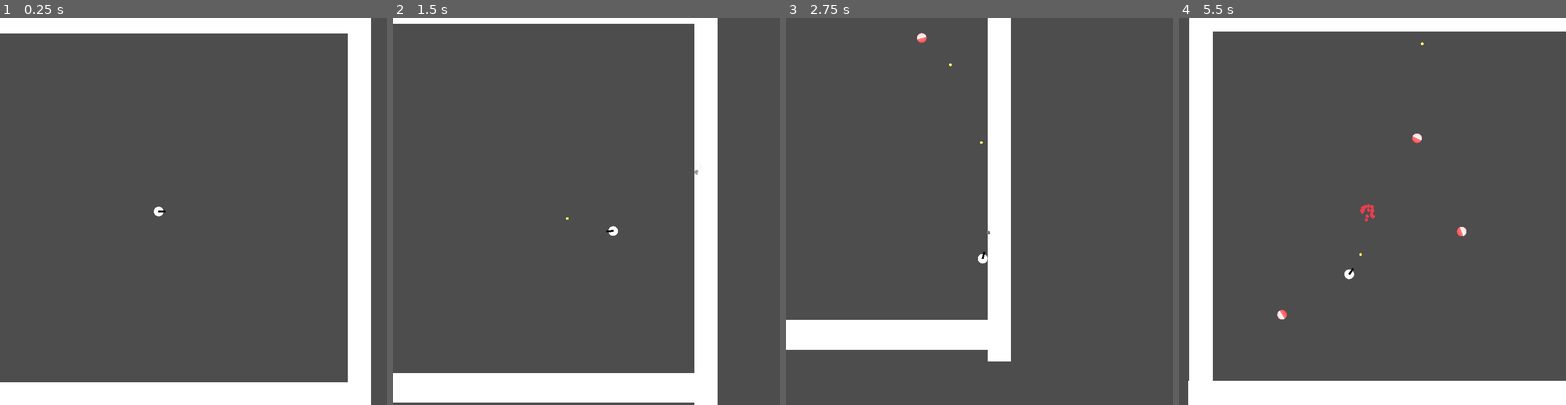
Above: before the commit, frames 1-4 (left to right).
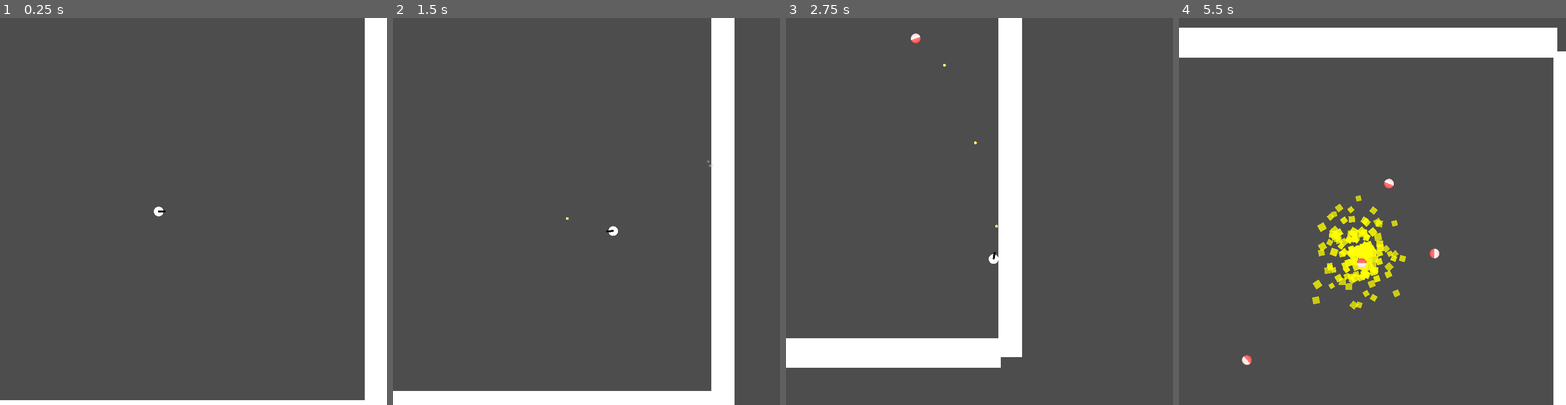
Above: after the commit, the same moments.

Repository: Crowded-Games/2D-Shoot-Em-Up
Game: Godot game, scene res://Scene/main_scene.tscn
Same seed, same stepped clock (60 frames per second), same inputs: the game is played once before the commit and once after it.
Inputs (mouse positions are in pixels of both pictures, inside the frame that each line leads up to):
- Up to frame 1 (0.25 s): no input
- Up to frame 2 (1.5 s): move the mouse to (671, 192) at 0.52 s; press the mouse at (671, 192) at 0.53 s; hold Right (Right) 0.53-1.28 s; move the mouse to (509, 230) at 1.27 s; release the mouse at (509, 230) at 1.28 s; hold S (Down) from 1.28 s (still down); click (509, 230) at 1.35 s
- Up to frame 3 (2.75 s): move the mouse to (1018, 126) at 2.02 s; release S (Down) at 2.03 s; press the mouse at (1018, 126) at 2.03 s; hold Right (Right) from 2.03 s (still down)
- Up to frame 4 (5.5 s): move the mouse to (1353, 288) at 2.77 s; release Right (Right) at 2.78 s; release the mouse at (1353, 288) at 2.78 s; hold Up (Up) 2.78-3.53 s; click (1353, 288) at 2.85 s; move the mouse to (1488, 269) at 3.52 s; press the mouse at (1488, 269) at 3.53 s; hold A (Left) 3.53-5.03 s; move the mouse to (1256, 153) at 4.27 s; release the mouse at (1256, 153) at 4.28 s; click (1256, 153) at 4.35 s; move the mouse to (1391, 211) at 5.02 s; press the mouse at (1391, 211) at 5.03 s; hold S (Down) from 5.03 s (still down)

The runs differ from the first frame. In frame 1, 16% of the frame differs, in the area x 0-100%, y 0-100%; in frame 2, 14%; in frame 3, 9.9%; in frame 4, 25%.

Commit message:
Sound, player dying, and bug fix.
Now I need to figure out how to use signals because I believe this would make working with this project easier.

Diff:
--- a/Project/Code/Bullet.gd
+++ b/Project/Code/Bullet.gd
@@ -3,25 +3,20 @@
 const SPEED = 800.0
 var area_direction = Vector2(0, 0)
 
-var alive_timer = 5.0
-var timer = 0
-
 # Called every frame. 'delta' is the elapsed time since the previous frame.
 func _process(delta):
-	timer += delta
 	self.translate(area_direction * SPEED * delta)
-	# kill itself in case something happens so there is no useless processing of something that isn't there
-	if timer >= alive_timer:
-		self.queue_free()
 
 func _on_body_entered(body):
 	# make sure walls aren't destroyed!
 	if body.is_in_group("Enemy"):
 		body.queue_free()
 		get_node("Kill").set_emitting(true)
+		get_node("Kill/Sound").play()
 		get_node("Kill").reparent(get_parent().get_parent())
 		self.queue_free()
 	else:
 		get_node("Poof").set_emitting(true)
+		get_node("Poof/Sound").play()
 		get_node("Poof").reparent(get_parent().get_parent())
 		self.queue_free()
--- a/Project/Code/CharacterMovement.gd
+++ b/Project/Code/CharacterMovement.gd
@@ -5,38 +5,44 @@
 @onready var Camera = get_node("Camera2D")
 @export var fire_rate = 0.2
 var timer = 0
+# controls the player's movement when they die.
+var die: bool = false
 
 func _ready():
 	# I have no idea why this makes the camera do that thing, but this is cool!
 	get_node("Camera2D").set("position", Vector2(100, 0))
+
+func Die():
+	get_node("Explosive").set_emitting(true)
+	get_node("Explosive/Sound").play()
+	self.get_node("MeshInstance2D").set("visible", false)
+	die = true
 
 func _physics_process(delta):
 	timer += delta
 	# Get the input direction and handle the movement/deceleration.
 	var direction_x = Input.get_axis("Left", "Right")
 	var direction_y = Input.get_axis("Up", "Down")
-
-	if Input.get_action_raw_strength("Shoot") && timer >= fire_rate:
-		var temp = Bullet.instantiate()
-		add_sibling(temp)
-		temp.global_position = get_node("BulletSpawn").get("global_position")
-		# this sets the rotation as to where it will fire
-		temp.set("area_direction", (get_global_mouse_position() - self.global_position).normalized())
-		# These statements below handle camera shake
-		get_node("Camera2D").set("offset", Vector2(randf_range(-4, 4), randf_range(-4, 4)))
-		timer = 0
-	else:
-		get_node("Camera2D").set("offset", Vector2(0, 0))
-
-	# movement is handled like this
-	if direction_x:
-		velocity.x = direction_x * SPEED
-	else:
-		velocity.x = 0
-	if direction_y:
-		velocity.y = direction_y * SPEED
-	else:
-		velocity.y = 0
+	velocity.x = 0
+	velocity.y = 0
+	# if the player isn't dead...
+	if die != true:
+		if Input.get_action_raw_strength("Shoot") && timer >= fire_rate:
+			var temp = Bullet.instantiate()
+			add_sibling(temp)
+			temp.global_position = get_node("BulletSpawn").get("global_position")
+			# this sets the rotation as to where it will fire
+			temp.set("area_direction", (get_global_mouse_position() - self.global_position).normalized())
+			# These statements below handle camera shake
+			get_node("Camera2D").set("offset", Vector2(randf_range(-4, 4), randf_range(-4, 4)))
+			timer = 0
+		else:
+			get_node("Camera2D").set("offset", Vector2(0, 0))
+		# movement is handled like this
+		if direction_x:
+			velocity.x = direction_x * SPEED
+		if direction_y:
+			velocity.y = direction_y * SPEED
 
 	# look at mouse
 	self.look_at(get_global_mouse_position())
--- a/Project/Code/Enemy.gd
+++ b/Project/Code/Enemy.gd
@@ -3,7 +3,11 @@
 const SPEED = 100.0
 @export var player_name = "Character"
 # assigned on ready, this stops a flood of errors.
-@onready var player = get_parent().get_node(player_name)
+var player
+
+func _ready():
+	if get_parent().get_node_or_null(player_name) != null:
+		player = get_parent().get_node(player_name)
 
 # Called every frame. 'delta' is the elapsed time since the previous frame.
 func _process(delta):
@@ -18,5 +22,5 @@
 
 # Destroy the player
 func _on_area_detector_body_entered(body):
-	if body.name == player_name:
-		body.queue_free()
+	if body.name == player_name && body.get("die") != true:
+		body.Die()
--- a/Project/Scene/bullet.tscn
+++ b/Project/Scene/bullet.tscn
@@ -1,6 +1,8 @@
-[gd_scene load_steps=8 format=3 uid="uid://c7hm7qkkm1rb0"]
+[gd_scene load_steps=10 format=3 uid="uid://c7hm7qkkm1rb0"]
 
 [ext_resource type="Script" path="res://Code/Bullet.gd" id="1_5vplj"]
+[ext_resource type="AudioStream" uid="uid://dj06uhupptb62" path="res://Sounds/Poof.wav" id="2_negmh"]
+[ext_resource type="AudioStream" uid="uid://br1gutaatb6bu" path="res://Sounds/Kill.wav" id="3_7t6t3"]
 
 [sub_resource type="CircleShape2D" id="CircleShape2D_ff0mn"]
 radius = 3.0
@@ -48,6 +50,9 @@
 scale_amount_max = 5.0
 color_ramp = SubResource("Gradient_u8k66")
 
+[node name="Sound" type="AudioStreamPlayer2D" parent="Poof"]
+stream = ExtResource("2_negmh")
+
 [node name="Kill" type="CPUParticles2D" parent="."]
 emitting = false
 amount = 16
@@ -66,4 +71,7 @@
 scale_amount_max = 8.0
 color_ramp = SubResource("Gradient_4skfb")
 
+[node name="Sound" type="AudioStreamPlayer2D" parent="Kill"]
+stream = ExtResource("3_7t6t3")
+
 [connection signal="body_entered" from="." to="." method="_on_body_entered"]
--- a/Project/Scene/character.tscn
+++ b/Project/Scene/character.tscn
@@ -1,7 +1,8 @@
-[gd_scene load_steps=7 format=3 uid="uid://bg7rpiubrhh1b"]
+[gd_scene load_steps=9 format=3 uid="uid://bg7rpiubrhh1b"]
 
 [ext_resource type="Script" path="res://Code/CharacterMovement.gd" id="1_g1m0b"]
 [ext_resource type="PackedScene" uid="uid://c7hm7qkkm1rb0" path="res://Scene/bullet.tscn" id="2_fsq17"]
+[ext_resource type="AudioStream" uid="uid://bant2odl7yq3y" path="res://Sounds/Player_Kill.wav" id="3_3vefl"]
 
 [sub_resource type="CircleShape2D" id="CircleShape2D_l8pfc"]
 
@@ -15,6 +16,9 @@
 gradient = SubResource("Gradient_17gms")
 fill_from = Vector2(1, 0)
 
+[sub_resource type="Gradient" id="Gradient_mtu4j"]
+colors = PackedColorArray(1, 1, 0, 1, 1, 1, 0, 0)
+
 [node name="Character" type="CharacterBody2D"]
 script = ExtResource("1_g1m0b")
 Bullet = ExtResource("2_fsq17")
@@ -25,7 +29,7 @@
 [node name="MeshInstance2D" type="MeshInstance2D" parent="."]
 mesh = SubResource("SphereMesh_hgwqg")
 
-[node name="Gun" type="Sprite2D" parent="."]
+[node name="Gun" type="Sprite2D" parent="MeshInstance2D"]
 position = Vector2(7, 0)
 scale = Vector2(0.234375, 0.0625)
 texture = SubResource("GradientTexture2D_15p81")
@@ -35,3 +39,20 @@
 
 [node name="Camera2D" type="Camera2D" parent="."]
 position_smoothing_enabled = true
+
+[node name="Explosive" type="CPUParticles2D" parent="."]
+emitting = false
+amount = 450
+lifetime = 2.0
+one_shot = true
+spread = 180.0
+gravity = Vector2(0, 0)
+initial_velocity_min = 70.0
+initial_velocity_max = 210.0
+angular_velocity_max = 360.0
+scale_amount_min = 10.0
+scale_amount_max = 15.0
+color_ramp = SubResource("Gradient_mtu4j")
+
+[node name="Sound" type="AudioStreamPlayer" parent="Explosive"]
+stream = ExtResource("3_3vefl")
--- a/Project/Scene/main_scene.tscn
+++ b/Project/Scene/main_scene.tscn
@@ -14,7 +14,7 @@
 position = Vector2(383, 397)
 
 [node name="Object" type="StaticBody2D" parent="."]
-position = Vector2(798, 411)
+position = Vector2(833, 401)
 scale = Vector2(2.44, 42.52)
 
 [node name="CollisionShape2D" type="CollisionShape2D" parent="Object"]
@@ -24,7 +24,7 @@
 mesh = SubResource("BoxMesh_eii8h")
 
 [node name="Object2" type="StaticBody2D" parent="."]
-position = Vector2(6.99982, 387)
+position = Vector2(-35, 392)
 scale = Vector2(2.44, 42.52)
 
 [node name="CollisionShape2D" type="CollisionShape2D" parent="Object2"]
@@ -34,7 +34,7 @@
 mesh = SubResource("BoxMesh_eii8h")
 
 [node name="Object3" type="StaticBody2D" parent="."]
-position = Vector2(404, -2)
+position = Vector2(401, -42)
 scale = Vector2(41.4994, 3.08347)
 
 [node name="CollisionShape2D" type="CollisionShape2D" parent="Object3"]
@@ -44,7 +44,7 @@
 mesh = SubResource("BoxMesh_eii8h")
 
 [node name="Object4" type="StaticBody2D" parent="."]
-position = Vector2(396, 781)
+position = Vector2(399, 818)
 scale = Vector2(41.4994, 3.08347)
 
 [node name="CollisionShape2D" type="CollisionShape2D" parent="Object4"]
Not shown, added: Project/Sounds/Kill.wav.import
Not shown, added: Project/Sounds/Player_Kill.wav.import
Not shown, added: Project/Sounds/Poof.wav.import
Not shown, added: Project/Sounds/Kill.wav
Not shown, added: Project/Sounds/Player_Kill.wav
Not shown, added: Project/Sounds/Poof.wav
